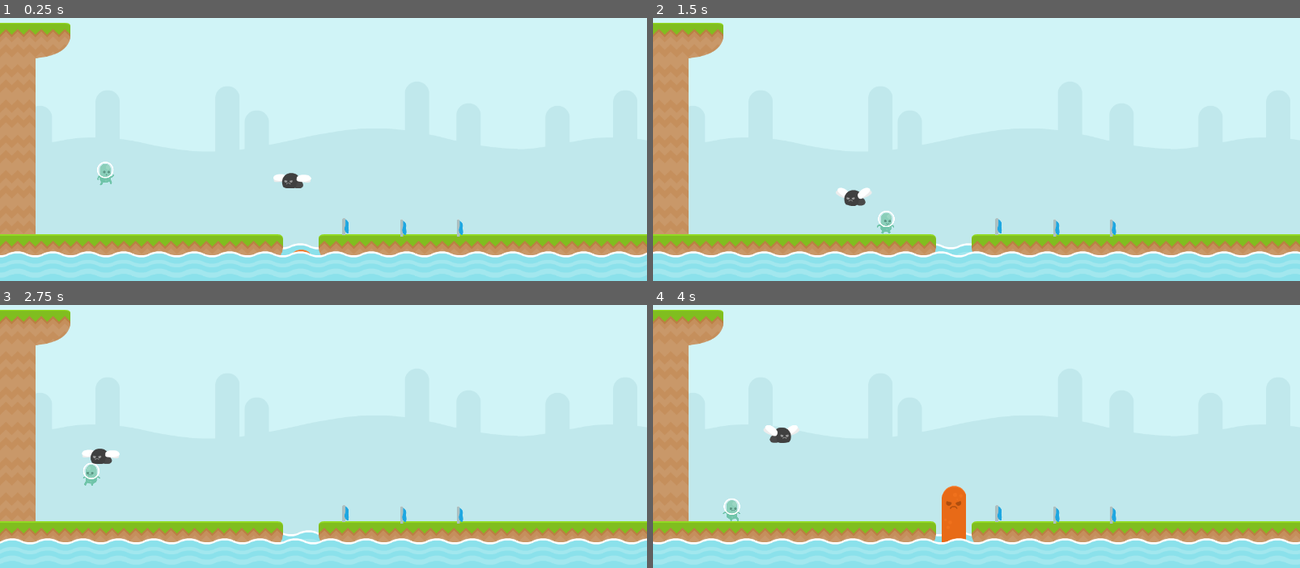
Above: before the commit, frames 1-4 (two rows, left to right).
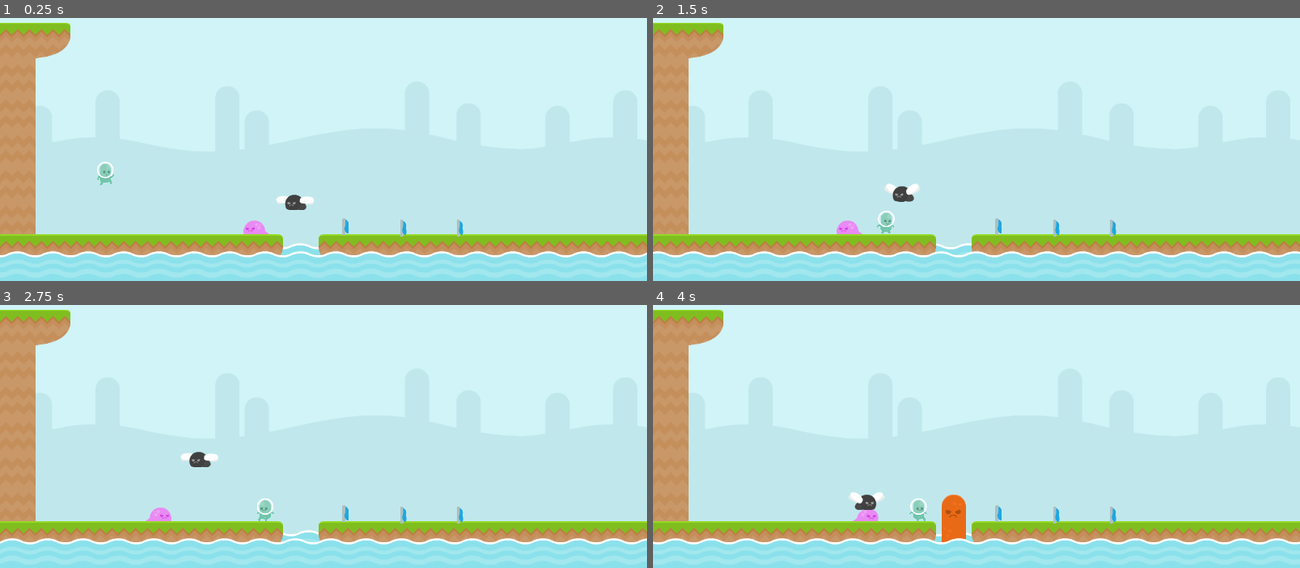
Above: after the commit, the same moments.

Repository: RafaelForbeck/the-way
Game: Godot game, scene res://scenes/phase.tscn
Same seed, same stepped clock (60 frames per second), same inputs: the game is played once before the commit and once after it.
Inputs:
- Up to frame 1 (0.25 s): no input
- Up to frame 2 (1.5 s): tap Enter (jump) at 0.5, 0.77 s; hold S (duck) 0.53-1.28 s; hold Right (move_right) from 0.53 s (still down); tap S (duck) at 1.35 s
- Up to frame 3 (2.75 s): tap Enter (jump) at 1.52 s; release Right (move_right) at 2.03 s; hold Left (move_left) from 2.03 s (still down); hold S (duck) from 2.03 s (still down)
- Up to frame 4 (4 s): release Left (move_left) at 2.78 s; release S (duck) at 2.78 s; hold Right (move_right) from 2.78 s (still down); tap S (duck) at 2.85 s; tap Enter (jump) at 3.02, 3.77 s; hold S (duck) from 3.53 s (still down)

The runs differ from the first frame. In frame 1, 0.7% of the frame differs, in the area x 37-49%, y 58-90%; in frame 2, 0.7%; in frame 3, 0.9%; in frame 4, 1.1%, in the area x 10-49%, y 45-83%.

Commit message:
fix: enemy inheritance fixes

Diff:
--- a/entities/enemy/crawling_enemy.tscn
+++ b/entities/enemy/crawling_enemy.tscn
@@ -22,7 +22,7 @@
 [sub_resource type="CapsuleShape2D" id="CapsuleShape2D_e14mn"]
 height = 46.63
 
-[node name="Enemy" instance=ExtResource("1_78gqc")]
+[node name="CrawlingEnemy" instance=ExtResource("1_78gqc")]
 script = ExtResource("2_td8dd")
 
 [node name="AnimatedSprite2D" parent="." index="0"]
--- a/entities/enemy/floating_enemy.tscn
+++ b/entities/enemy/floating_enemy.tscn
@@ -1,42 +1,22 @@
-[gd_scene load_steps=7 format=3 uid="uid://bbrlp3m3xi3dg"]
+[gd_scene load_steps=4 format=3 uid="uid://bbrlp3m3xi3dg"]
 
 [ext_resource type="PackedScene" uid="uid://dhcixktg8fsa1" path="res://entities/enemy/enemy.tscn" id="1_xktji"]
-[ext_resource type="Texture2D" uid="uid://d04odkhrdt8dg" path="res://sprites/fly_1.png" id="2_3syeh"]
 [ext_resource type="Script" path="res://scripts/floating_enemy.gd" id="2_g6ajv"]
-[ext_resource type="Texture2D" uid="uid://c7cydsm50vvpq" path="res://sprites/fly_2.png" id="3_w6n5s"]
 
-[sub_resource type="SpriteFrames" id="SpriteFrames_y3l1j"]
-animations = [{
-"frames": [{
-"duration": 1.0,
-"texture": ExtResource("2_3syeh")
-}, {
-"duration": 1.0,
-"texture": ExtResource("3_w6n5s")
-}],
-"loop": true,
-"name": &"default",
-"speed": 20.0
-}]
+[sub_resource type="SpriteFrames" id="SpriteFrames_0patw"]
 
-[sub_resource type="CapsuleShape2D" id="CapsuleShape2D_enrcb"]
-radius = 24.0
-height = 156.0
-
-[node name="Enemy" instance=ExtResource("1_xktji")]
+[node name="FloatingEnemy" instance=ExtResource("1_xktji")]
 script = ExtResource("2_g6ajv")
 
 [node name="AnimatedSprite2D" parent="." index="0"]
-sprite_frames = SubResource("SpriteFrames_y3l1j")
+sprite_frames = SubResource("SpriteFrames_0patw")
 autoplay = "default"
-frame_progress = 0.401332
 
 [node name="Hitbox" parent="." index="1"]
 position = Vector2(0, 5)
 
 [node name="CollisionShape2D" parent="Hitbox" index="0"]
 rotation = 1.5708
-shape = SubResource("CapsuleShape2D_enrcb")
 
 [node name="CollisionShape2D" parent="." index="2"]
 position = Vector2(0, 5)
--- /dev/null
+++ b/entities/enemy/fly_floating_enemy.tscn
@@ -0,0 +1,32 @@
+[gd_scene load_steps=6 format=3 uid="uid://cqhiylx5iqo5t"]
+
+[ext_resource type="PackedScene" uid="uid://bbrlp3m3xi3dg" path="res://entities/enemy/floating_enemy.tscn" id="1_x2th6"]
+[ext_resource type="Texture2D" uid="uid://d04odkhrdt8dg" path="res://sprites/fly_1.png" id="2_uvawh"]
+[ext_resource type="Texture2D" uid="uid://c7cydsm50vvpq" path="res://sprites/fly_2.png" id="3_awkqp"]
+
+[sub_resource type="SpriteFrames" id="SpriteFrames_l6kxn"]
+animations = [{
+"frames": [{
+"duration": 1.0,
+"texture": ExtResource("2_uvawh")
+}, {
+"duration": 1.0,
+"texture": ExtResource("3_awkqp")
+}],
+"loop": true,
+"name": &"default",
+"speed": 20.0
+}]
+
+[sub_resource type="CircleShape2D" id="CircleShape2D_gwt8h"]
+radius = 14.7539
+
+[node name="FlyFloatingEnemy" instance=ExtResource("1_x2th6")]
+
+[node name="AnimatedSprite2D" parent="." index="0"]
+sprite_frames = SubResource("SpriteFrames_l6kxn")
+frame_progress = 0.775252
+
+[node name="CollisionShape2D" parent="Hitbox" index="0"]
+position = Vector2(0, -2.72)
+shape = SubResource("CircleShape2D_gwt8h")
--- a/entities/enemy/lava_floating_enemy.tscn
+++ b/entities/enemy/lava_floating_enemy.tscn
@@ -1,24 +1,28 @@
-[gd_scene load_steps=4 format=3 uid="uid://cmqqewqoerpqd"]
+[gd_scene load_steps=5 format=3 uid="uid://62la67es3kfn"]
 
-[ext_resource type="PackedScene" uid="uid://bbrlp3m3xi3dg" path="res://entities/enemy/floating_enemy.tscn" id="1_8vw3e"]
-[ext_resource type="Texture2D" uid="uid://1ffh8pu4w7i5" path="res://sprites/pokerMad.png" id="2_matre"]
+[ext_resource type="PackedScene" uid="uid://bbrlp3m3xi3dg" path="res://entities/enemy/floating_enemy.tscn" id="1_wcyin"]
+[ext_resource type="Texture2D" uid="uid://1ffh8pu4w7i5" path="res://sprites/pokerMad.png" id="2_ldl2c"]
 
-[sub_resource type="SpriteFrames" id="SpriteFrames_rdoch"]
+[sub_resource type="SpriteFrames" id="SpriteFrames_jurv1"]
 animations = [{
 "frames": [{
 "duration": 1.0,
-"texture": ExtResource("2_matre")
+"texture": ExtResource("2_ldl2c")
 }],
 "loop": true,
 "name": &"default",
-"speed": 5.0
+"speed": 0.0
 }]
 
-[node name="Enemy" instance=ExtResource("1_8vw3e")]
+[sub_resource type="CapsuleShape2D" id="CapsuleShape2D_sst21"]
+radius = 24.0
+height = 156.0
+
+[node name="LavaFloatingEnemy" instance=ExtResource("1_wcyin")]
 
 [node name="AnimatedSprite2D" parent="." index="0"]
-sprite_frames = SubResource("SpriteFrames_rdoch")
-frame_progress = 0.0
+sprite_frames = SubResource("SpriteFrames_jurv1")
 
 [node name="CollisionShape2D" parent="Hitbox" index="0"]
 rotation = 0.0
+shape = SubResource("CapsuleShape2D_sst21")
--- a/scenes/phase.tscn
+++ b/scenes/phase.tscn
@@ -1,11 +1,12 @@
-[gd_scene load_steps=16 format=4 uid="uid://b7jrexi7jbhxl"]
+[gd_scene load_steps=17 format=4 uid="uid://b7jrexi7jbhxl"]
 
 [ext_resource type="Texture2D" uid="uid://vb38jcwb76ch" path="res://sprites/bg_grasslands.png" id="1_44mud"]
 [ext_resource type="Texture2D" uid="uid://ivms13rjeykx" path="res://sprites/tiles_spritesheet.png" id="2_6n70k"]
 [ext_resource type="PackedScene" uid="uid://5rgmrnka8y3c" path="res://entities/player.tscn" id="3_nqrv7"]
-[ext_resource type="PackedScene" uid="uid://bbrlp3m3xi3dg" path="res://entities/enemy/floating_enemy.tscn" id="6_r0f0e"]
+[ext_resource type="PackedScene" uid="uid://blp3uso27n4ci" path="res://entities/enemy/crawling_enemy.tscn" id="5_bevv6"]
 [ext_resource type="PackedScene" uid="uid://nb2pk5clhgbv" path="res://entities/checkpoint.tscn" id="6_r62uk"]
-[ext_resource type="PackedScene" uid="uid://cmqqewqoerpqd" path="res://entities/enemy/lava_floating_enemy.tscn" id="6_xmd8t"]
+[ext_resource type="PackedScene" uid="uid://cqhiylx5iqo5t" path="res://entities/enemy/fly_floating_enemy.tscn" id="6_x04kf"]
+[ext_resource type="PackedScene" uid="uid://62la67es3kfn" path="res://entities/enemy/lava_floating_enemy.tscn" id="7_25bwo"]
 
 [sub_resource type="Animation" id="Animation_15nwx"]
 length = 0.001
@@ -334,17 +335,23 @@
 [node name="Player" parent="." instance=ExtResource("3_nqrv7")]
 position = Vector2(208, 384)
 
-[node name="Enemy" parent="." instance=ExtResource("6_r0f0e")]
-position = Vector2(384, 296)
+[node name="CrawlingEnemy" parent="." instance=ExtResource("5_bevv6")]
+position = Vector2(412, 396)
 h_oscillation = true
-h_range = 200.0
+h_range = 100.0
+h_speed = 1.2
+
+[node name="FlyFloatingEnemy" parent="." instance=ExtResource("6_x04kf")]
+position = Vector2(487, 330)
+h_oscillation = true
+h_range = 100.0
 h_speed = 1.0
 v_oscillation = true
 v_range = 50.0
-v_speed = 1.2
-
-[node name="Enemy2" parent="." instance=ExtResource("6_xmd8t")]
-position = Vector2(596, 498)
+v_speed = 2.0
+
+[node name="LavaFloatingEnemy" parent="." instance=ExtResource("7_25bwo")]
+position = Vector2(595, 515)
 is_imortal = true
 v_oscillation = true
 v_range = 100.0
